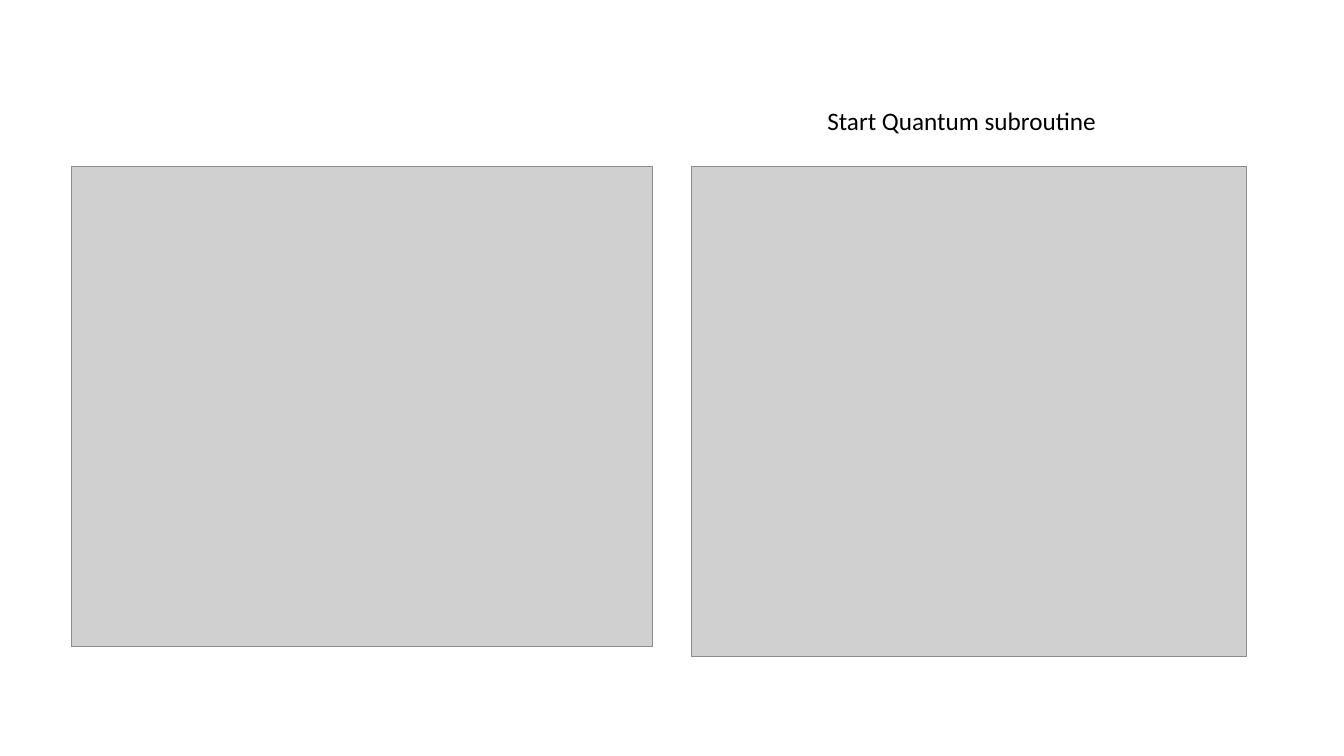
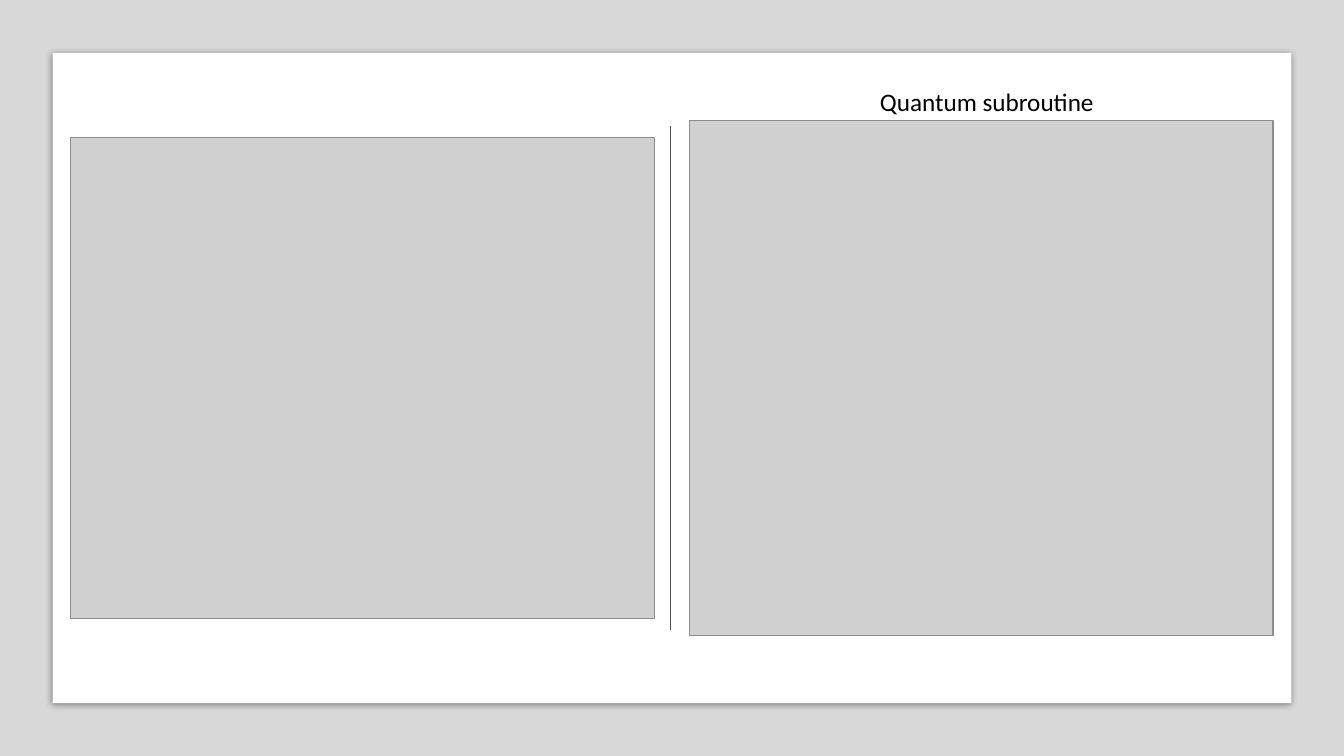
Before and after one commit to ado901/Quantum-Byzantine-Protocol, a slide deck: slide 7 of Fast Quantum Byzantine Agreement.pptx. Drawn at 1344x756 pixels with LibreOffice and Linux fonts; fonts in the diff are those of the drawing; grey boxes stand for pictures. Boxes give left, top, right and bottom in pixels: in the first picture for what was removed or moved away, otherwise in the second. Text is boxed around its words. In the diff, an @@ line names an element or a change of style, - is before the commit and + after.

```diff
--- a/Fast Quantum Byzantine Agreement.pptx
+++ b/Fast Quantum Byzantine Agreement.pptx
@@ rectangle added at (0,0,1344,756), fill #808080 at 30% opacity @@
@@ rectangle added at (52,53,1292,704), fill #FFFFFF @@
@@ text at (880,93,1094,115): text changed @@
-Start Quantum subroutine
+Quantum subroutine
@@ picture: place and size @@
-picture at (72,167,653,647)
+picture at (71,137,654,619)
@@ line added from (670, 126) to (670, 630), #4E4E4E 0.5 pt @@
@@ picture: place and size @@
-picture at (692,167,1246,657)
+picture at (690,121,1273,636)
```
Also in this commit, not shown: 2 other slides changed, 3 slides added, 3 slides removed, 2 other files.
